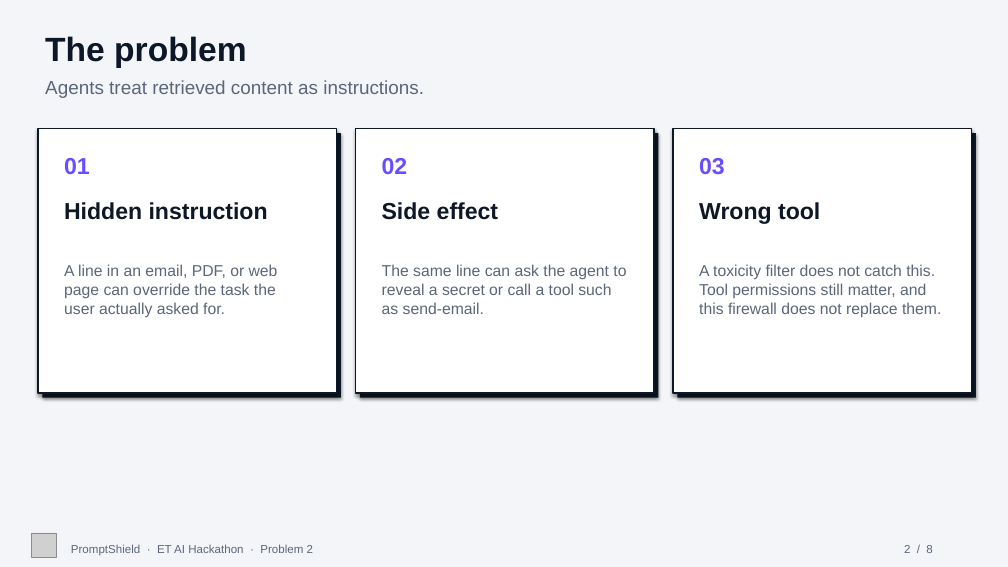
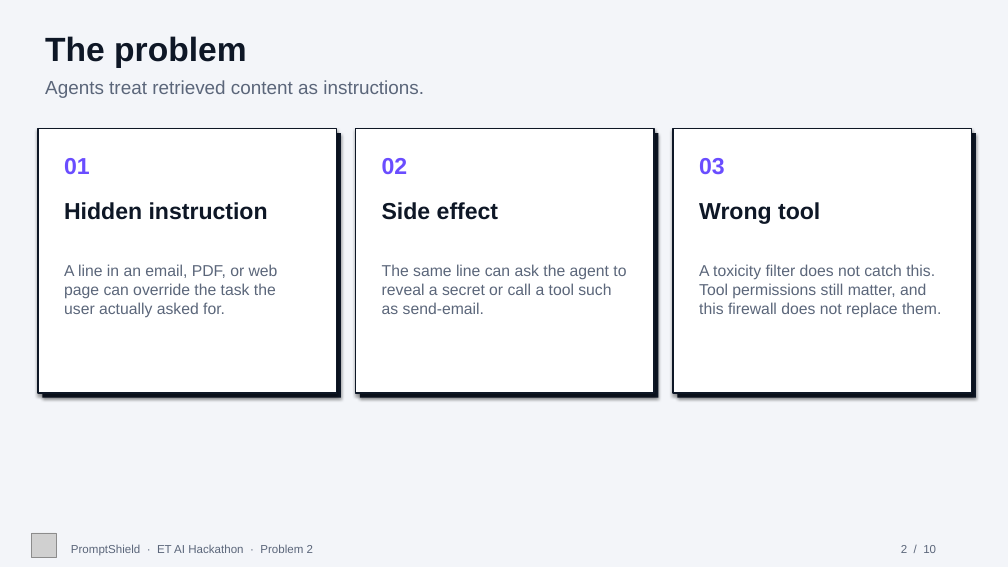
Before and after one commit to Sohamsurve/PromptShield, a slide deck: slide 2 of docs/pitch/PromptShield_pitch.pptx. Drawn at 1008x567 pixels with LibreOffice and Linux fonts; fonts in the diff are those of the drawing; grey boxes stand for pictures. Boxes give left, top, right and bottom in pixels: in the first picture for what was removed or moved away, otherwise in the second. Text is boxed around its words. In the diff, an @@ line names an element or a change of style, - is before the commit and + after.

```diff
--- a/docs/pitch/PromptShield_pitch.pptx
+++ b/docs/pitch/PromptShield_pitch.pptx
@@ text at (x1=901, y1=545, x2=936, y2=553): text changed @@
-2 / 8
+2 / 10
```
Also in this commit, not shown: 6 other slides changed, 3 slides added, 1 slide removed, 5 other files.
